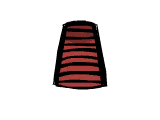
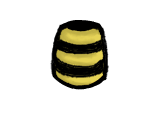
Layer changes from the first 160x120 image to the second:
hid "Layer" over box(52, 20, 108, 90)
showed "torso-0.png", painted on it over box(50, 20, 109, 90)
